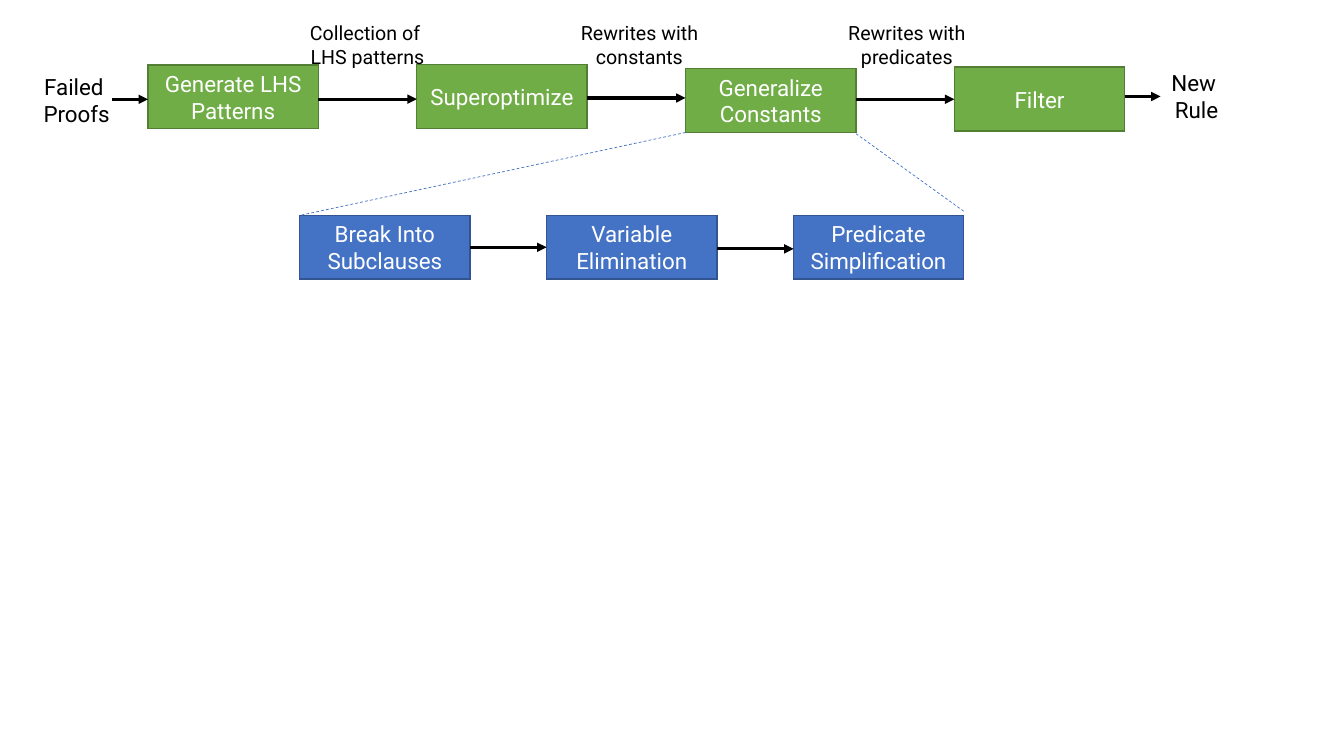
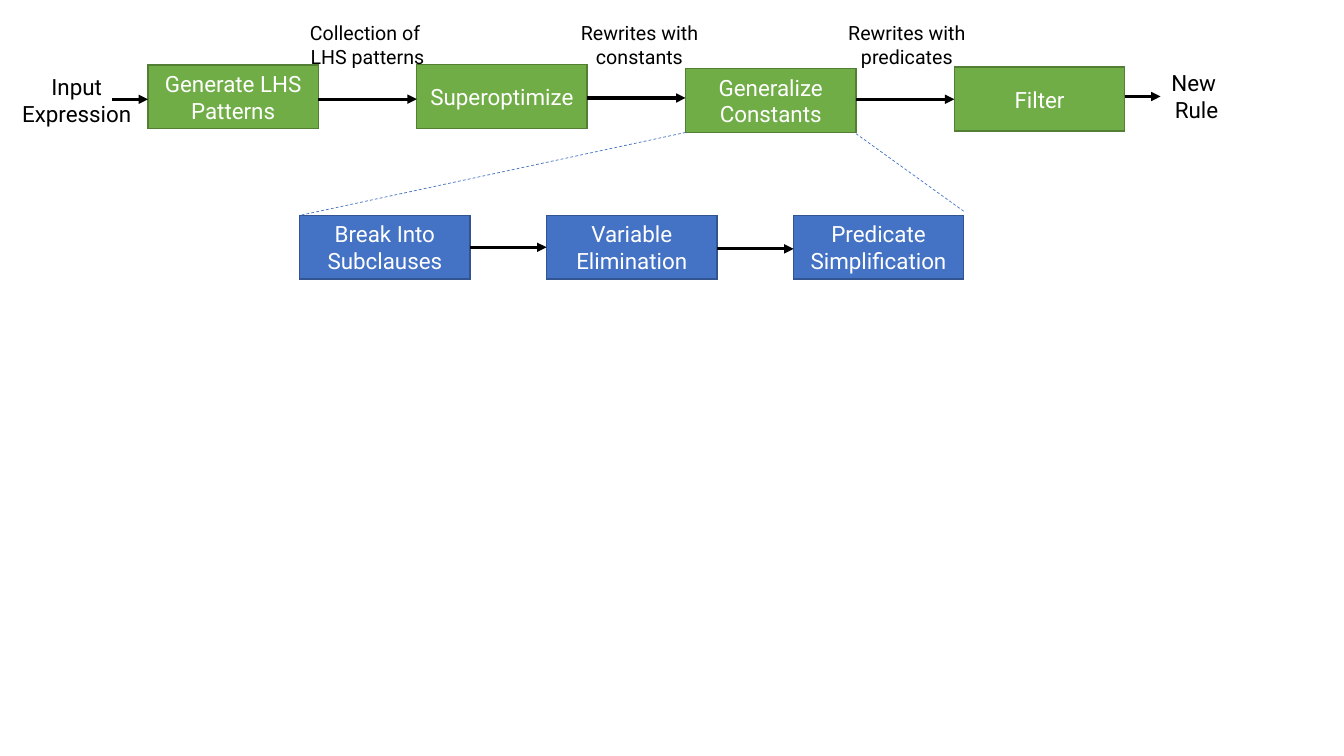
Before and after one commit to jn80842/synthsimplifierpaper, a slide deck: slide 1 of figures/figures.pptx. Drawn at 1344x756 pixels with LibreOffice and Linux fonts; fonts in the diff are those of the drawing. Boxes give left, top, right and bottom in pixels: in the first picture for what was removed or moved away, otherwise in the second. Text is boxed around its words. In the diff, an @@ line names an element or a change of style, - is before the commit and + after.

```diff
--- a/figures/figures.pptx
+++ b/figures/figures.pptx
@@ text at [22, 79, 131, 127]: text changed @@
-Failed
-Proofs
+Input
+Expression
```
Also in this commit, not shown: 2 other files.
